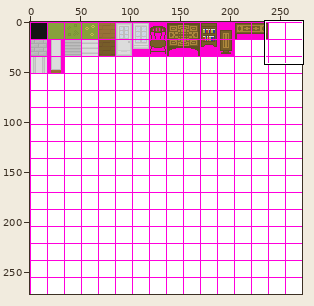
One commit to this sprite sheet: res/Sheet1.png. Above: a wide view before the commit, with the close-up outlined.
Close-up. Before the commit:
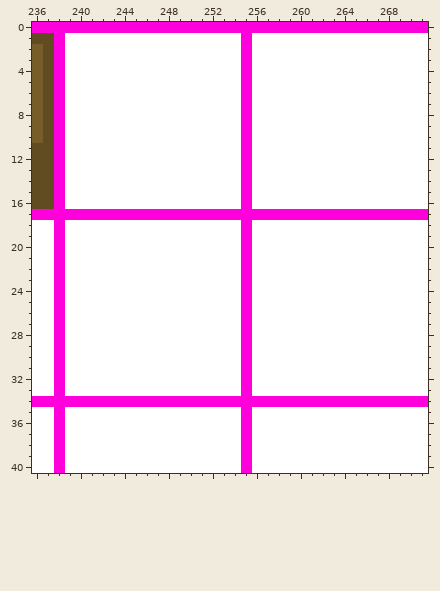
The file is 272x272 pixels. Colours within 5 levels of each other are drawn and written as one. Shown: x 236..271, y 0..40.
The same view after the edit:
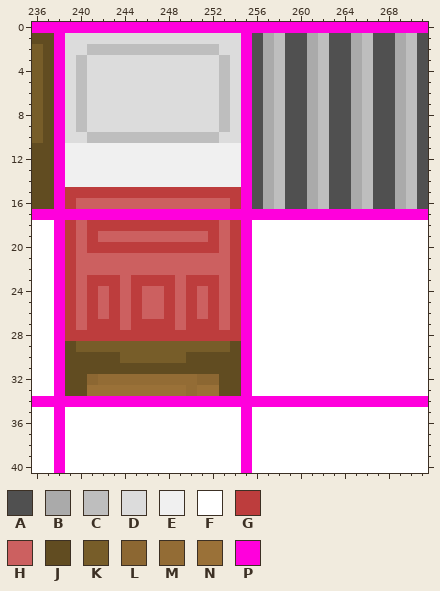
Palette (. is transparent): A #505050  B #aaaaaa  C #bebebe  D #dcdcdc  E #f0f0f0  F #ffffff  G #bd3d3d  H #cc6060  J #614c21  K #775d29  L #8c6732  M #936c35  N #9a7138  P #ff00dc
The edit:
Colour F becomes colour A in rows 1 to 16 at x 256, 259 to 260, 263 to 264, 267 to 268 and 271.
Colour F becomes colour B in rows 1 to 16 at x 257, 261, 265 and 269.
Colour F becomes colour C in row 1 at x 258, 262, 266 and 270; in row 2 at x 241 to 252, 258, 262, 266 and 270; in rows 3 to 9 at x 240, 253, 258, 262, 266 and 270; in row 10 at x 241 to 252, 258, 262, 266 and 270; in rows 11 to 16 at x 258, 262, 266 and 270.
Colour F becomes colour D in row 1 at x 239 to 254; in row 2 at x 239 to 240 and 253 to 254; in rows 3 to 9 at x 239, 241 to 252 and 254; in row 10 at x 239 to 240 and 253 to 254.
Colour F becomes colour E in rows 11 to 14 at x 239 to 254.
Colour F becomes colour G in row 15 at x 239 to 254; in row 16 at x 239 and 254; in row 18 at x 239, 241 to 252 and 254; in row 19 at x 239, 241, 252 and 254; in row 20 at x 239, 241 to 252 and 254; in rows 21 to 22 at x 239 and 254.
Colour F becomes colour G in row 23 at x 239, 241 to 243, 245 to 248, 250 to 252 and 254; in rows 24 to 26 at x 239, 241, 243, 245, 248, 250, 252 and 254; in row 27 at x 239, 241 to 243, 245 to 248, 250 to 252 and 254; in row 28 at x 239 to 254.
Colour F becomes colour H in row 16 at x 240 to 253; in row 18 at x 240 and 253; in row 19 at x 240, 242 to 251 and 253; in row 20 at x 240 and 253; in rows 21 to 22 at x 240 to 253; in row 23 at x 240, 244, 249 and 253.
Colour F becomes colour H in rows 24 to 26 at x 240, 242, 244, 246 to 247, 249, 251 and 253; in row 27 at x 240, 244, 249 and 253.
Colour F becomes colour J in row 29 at x 239 and 254; in row 30 at x 239 to 243 and 250 to 254; in row 31 at x 239 to 254; in rows 32 to 33 at x 239 to 240 and 253 to 254.
Colour F becomes colour K in row 29 at x 240 to 253; in row 30 at x 244 to 249.
Colour F becomes colour L in row 32 at x 241 and 251 to 252.
Colour F becomes colour M in row 32 at x 242 to 250; in row 33 at x 250.
Colour F becomes colour N in row 33 at x 241 to 249 and 251 to 252.
